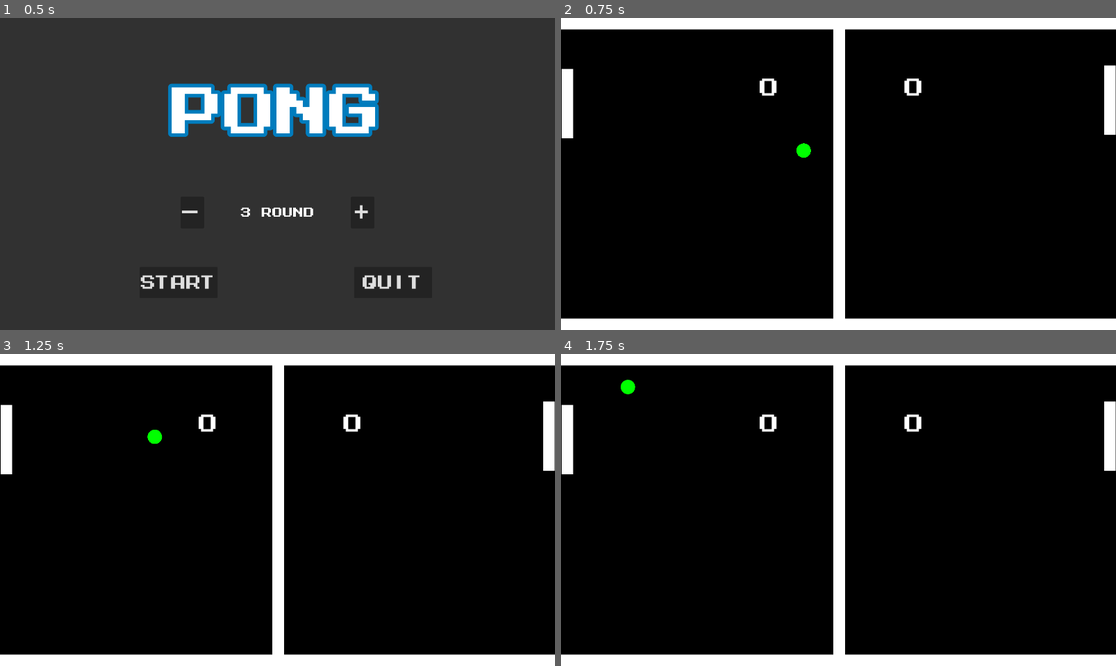
Above: before the commit, frames 1-4 (two rows, left to right).
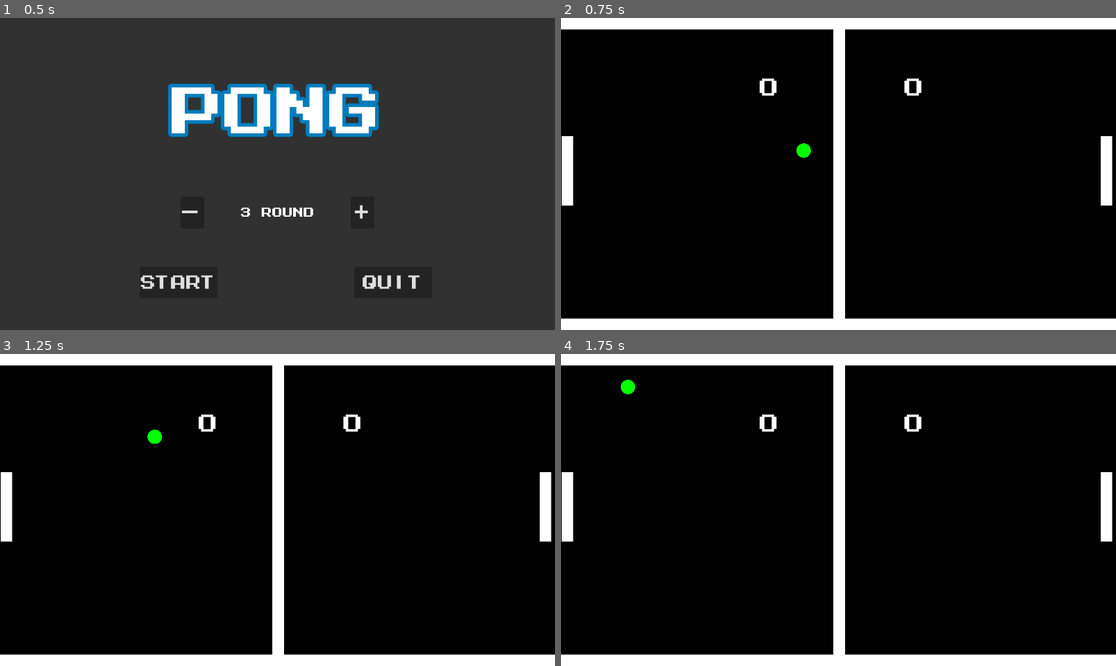
Above: after the commit, the same moments.

Repository: SpareTimeDev365/prototype-dev
Game: Godot game, scene res://scenes/game.tscn
The game is run twice, just before and just after one commit, with the same random seed, the same clock (stepped at 60 frames per second) and the same inputs.
Inputs:
- Up to frame 1 (0.5 s): no input
- Up to frame 2 (0.75 s): click "Start" at 0.5 s
- Up to frame 3 (1.25 s): no input
- Up to frame 4 (1.75 s): tap Enter at 1.25 s

Frame 1 is identical in both runs. In frame 2, 1.9% of the frame differs, in the area x 0-100%, y 15-61%; in frame 3, 1.9%; in frame 4, 1.9%.

Commit message:
pong(feat): add games audio & other game improvement

Diff:
--- a/20_Games_Challenge/pong/project.godot
+++ b/20_Games_Challenge/pong/project.godot
@@ -15,6 +15,10 @@
 config/features=PackedStringArray("4.4", "GL Compatibility")
 config/icon="res://icon.svg"
 
+[audio]
+
+buses/default_bus_layout=""
+
 [display]
 
 window/size/viewport_width=1920
--- a/20_Games_Challenge/pong/scenes/ball.tscn
+++ b/20_Games_Challenge/pong/scenes/ball.tscn
@@ -1,6 +1,7 @@
-[gd_scene load_steps=3 format=3 uid="uid://brv52rd1tdwt0"]
+[gd_scene load_steps=4 format=3 uid="uid://brv52rd1tdwt0"]
 
 [ext_resource type="Script" uid="uid://do3ubrkvn3r8n" path="res://scripts/ball.gd" id="1_7s4qf"]
+[ext_resource type="AudioStream" uid="uid://c3mql8hudorto" path="res://assets/audio/phaserDown2.ogg" id="3_4dx81"]
 
 [sub_resource type="CircleShape2D" id="CircleShape2D_cxlvu"]
 radius = 22.0
@@ -13,6 +14,10 @@
 script = ExtResource("1_7s4qf")
 ball_speed = 700
 
+[node name="AudioPlayer2" type="AudioStreamPlayer2D" parent="."]
+stream = ExtResource("3_4dx81")
+volume_db = 5.0
+
 [node name="CollisionShape2D2" type="CollisionShape2D" parent="."]
 shape = SubResource("CircleShape2D_cxlvu")
 
--- a/20_Games_Challenge/pong/scenes/game.tscn
+++ b/20_Games_Challenge/pong/scenes/game.tscn
@@ -1,10 +1,11 @@
-[gd_scene load_steps=10 format=3 uid="uid://k7jme3tsmc2t"]
+[gd_scene load_steps=11 format=3 uid="uid://k7jme3tsmc2t"]
 
 [ext_resource type="Script" uid="uid://byap8d5j1bnoy" path="res://scripts/game.gd" id="1_lbhrr"]
 [ext_resource type="Script" uid="uid://rdwqpjsngh43" path="res://scripts/paddle.gd" id="1_yqjtg"]
 [ext_resource type="Script" uid="uid://dlsmdg4r0nv5i" path="res://scripts/point_area.gd" id="3_lnu2h"]
 [ext_resource type="FontFile" uid="uid://dtcjge83lnvsh" path="res://assets/MegamaxJonathanToo-YqOq2.ttf" id="4_lbhrr"]
 [ext_resource type="PackedScene" uid="uid://bjhyklkhqxywe" path="res://scenes/start_menu.tscn" id="5_iywne"]
+[ext_resource type="AudioStream" uid="uid://blinos0ynx40e" path="res://assets/audio/powerUp7.ogg" id="6_p57ef"]
 
 [sub_resource type="RectangleShape2D" id="RectangleShape2D_uwrxv"]
 size = Vector2(43, 240)
@@ -45,34 +46,56 @@
 rotation = 1.5708
 
 [node name="paddle" type="StaticBody2D" parent="."]
-position = Vector2(2, 177)
+process_mode = 1
+position = Vector2(22, 408)
 script = ExtResource("1_yqjtg")
 move_speed = 500
 key_up = 87
 key_down = 83
 
 [node name="CollisionShape2D" type="CollisionShape2D" parent="paddle"]
-position = Vector2(19.5, 120)
 shape = SubResource("RectangleShape2D_uwrxv")
 
 [node name="ColorRect" type="ColorRect" parent="paddle"]
-offset_right = 40.0
-offset_bottom = 240.0
+anchors_preset = 8
+anchor_left = 0.5
+anchor_top = 0.5
+anchor_right = 0.5
+anchor_bottom = 0.5
+offset_left = -20.0
+offset_top = -119.0
+offset_right = 20.0
+offset_bottom = 121.0
+grow_horizontal = 2
+grow_vertical = 2
+size_flags_horizontal = 4
+size_flags_vertical = 4
 
 [node name="paddle2" type="StaticBody2D" parent="."]
-position = Vector2(1879, 165)
+process_mode = 1
+position = Vector2(1887, 408)
 script = ExtResource("1_yqjtg")
 move_speed = 500
 key_up = 4194320
 key_down = 4194322
 
 [node name="CollisionShape2D" type="CollisionShape2D" parent="paddle2"]
-position = Vector2(19.5, 120)
 shape = SubResource("RectangleShape2D_uwrxv")
 
 [node name="ColorRect" type="ColorRect" parent="paddle2"]
-offset_right = 40.0
-offset_bottom = 240.0
+anchors_preset = 8
+anchor_left = 0.5
+anchor_top = 0.5
+anchor_right = 0.5
+anchor_bottom = 0.5
+offset_left = -20.0
+offset_top = -119.0
+offset_right = 20.0
+offset_bottom = 121.0
+grow_horizontal = 2
+grow_vertical = 2
+size_flags_horizontal = 4
+size_flags_vertical = 4
 
 [node name="top" type="StaticBody2D" parent="."]
 
@@ -219,6 +242,10 @@
 [node name="startMenu" parent="." instance=ExtResource("5_iywne")]
 visible = false
 
+[node name="AudioPlayer1" type="AudioStreamPlayer2D" parent="."]
+stream = ExtResource("6_p57ef")
+volume_db = 5.0
+
 [connection signal="body_entered" from="pointArea" to="." method="_on_point_area_body_entered"]
 [connection signal="body_entered" from="pointArea2" to="." method="_on_point_area_2_body_entered"]
 [connection signal="pressed" from="pausedMenu/menuBtn" to="." method="_on_menu_btn_pressed"]
--- a/20_Games_Challenge/pong/scripts/ball.gd
+++ b/20_Games_Challenge/pong/scripts/ball.gd
@@ -6,10 +6,13 @@
 @onready var paddle_2: StaticBody2D = $'../paddle2'
 @onready var top: StaticBody2D = $'../top'
 @onready var bottom: StaticBody2D = $'../bottom'
+@onready var audio_player_2: AudioStreamPlayer2D = $AudioPlayer2
+
 
 var circle_color: Color = Color(0.0, 1.0, 0.0)
 var circle_radius: float = 25.0
 var direction
+var bounce_count:int
 
 func _draw() -> void:
 	draw_circle(Vector2.ZERO, circle_radius, circle_color)
@@ -18,16 +21,28 @@
 # Called when the node enters the scene tree for the first time.
 func _ready() -> void:
 	queue_redraw()
+	bounce_count = 0
 	print("ball ready")
 	## NOTE: ternary condition in GDScript, decided left or right
 	var direction_x: float = 1.0 if (randi() % 2 == 0) else -1.0
 	direction = Vector2(direction_x, randfn(0.3, 1.0)).normalized()
+
+func _process(delta: float) -> void:
+	pass
 
 func _physics_process(delta):
 	linear_velocity = direction * ball_speed
 
 ## normal reflection of ball
 func _on_body_entered(body: Node) -> void:
+	bounce_count += 1
+	# NOTE: accelerate ball speed to prevent draw
+	if bounce_count % 5 == 0 and bounce_count > 0:
+		direction *= 1.2
+
+	if audio_player_2:
+		audio_player_2.playing = true
+
 	print(body.name)
 	var node_name = body.name
 	if node_name == paddle_1.name or node_name == paddle_2.name:
--- a/20_Games_Challenge/pong/scripts/game.gd
+++ b/20_Games_Challenge/pong/scripts/game.gd
@@ -6,9 +6,12 @@
 
 @onready var p1_score_text: Label = $p1ScoreText
 @onready var p2_score_text: Label = $p2ScoreText
+@onready var paddle: StaticBody2D = $paddle
+@onready var paddle_2: StaticBody2D = $paddle2
 @onready var origin: Node2D = $origin
 @onready var paused_menu: Panel = $pausedMenu
 @onready var start_menu: Panel = $startMenu
+@onready var audio_player_1: AudioStreamPlayer2D = $AudioPlayer1
 
 var ball
 var p1_score := 0
@@ -45,6 +48,10 @@
 
 ## Round Start Actions: Reset ball when the current_round start
 func round_start():
+	# NOTE: reset paddle position when round_start
+	paddle.position.y = origin.position.y
+	paddle_2.position.y = origin.position.y
+
 	current_round += 1
 	ball = preload("res://scenes/ball.tscn").instantiate()
 	ball.position = origin.position
@@ -63,6 +70,7 @@
 	if (body.name == ball.name and round_over == false):
 		print("p2 player score")
 		p2_score += 1
+		audio_player_1.playing = true
 		round_end()
 
 ## Singnal when ball touch right side
@@ -70,12 +78,14 @@
 	if (body.name == ball.name and round_over == false):
 		print("p1 player score")
 		p1_score += 1
+		audio_player_1.playing = true
 		round_end()
 
 ## Signal from paused reset button pressed
 func _on_reset_btn_pressed() -> void:
 	p1_score = 0
 	p2_score = 0
+
 	round_end()
 	current_round = 0
 	round_start()
--- a/20_Games_Challenge/pong/scripts/paddle.gd
+++ b/20_Games_Challenge/pong/scripts/paddle.gd
@@ -6,8 +6,7 @@
 
 # Called when the node enters the scene tree for the first time.
 func _ready() -> void:
-	pass # Replace with function body.
-
+	pass
 
 # Called every frame. 'delta' is the elapsed time since the previous frame.
 func _process(delta: float) -> void:
--- a/20_Games_Challenge/pong/scripts/point_area.gd
+++ b/20_Games_Challenge/pong/scripts/point_area.gd
@@ -1,6 +1,7 @@
 extends Area2D
 
 @export var ball: RigidBody2D
+@onready var audio_player_1: AudioStreamPlayer2D = $"../AudioPlayer1"
 
 # Called when the node enters the scene tree for the first time.
 func _ready() -> void:
@@ -15,3 +16,4 @@
 func _on_body_entered(body: Node2D) -> void:
 	if body.name == ball.name:
 		print("ball enter")
+		audio_player_1.playing = true
Not shown, added: 20_Games_Challenge/pong/assets/audio/phaserDown2.ogg.import
Not shown, added: 20_Games_Challenge/pong/assets/audio/powerUp7.ogg.import
Not shown, added: 20_Games_Challenge/pong/assets/audio/phaserDown2.ogg
Not shown, added: 20_Games_Challenge/pong/assets/audio/powerUp7.ogg
